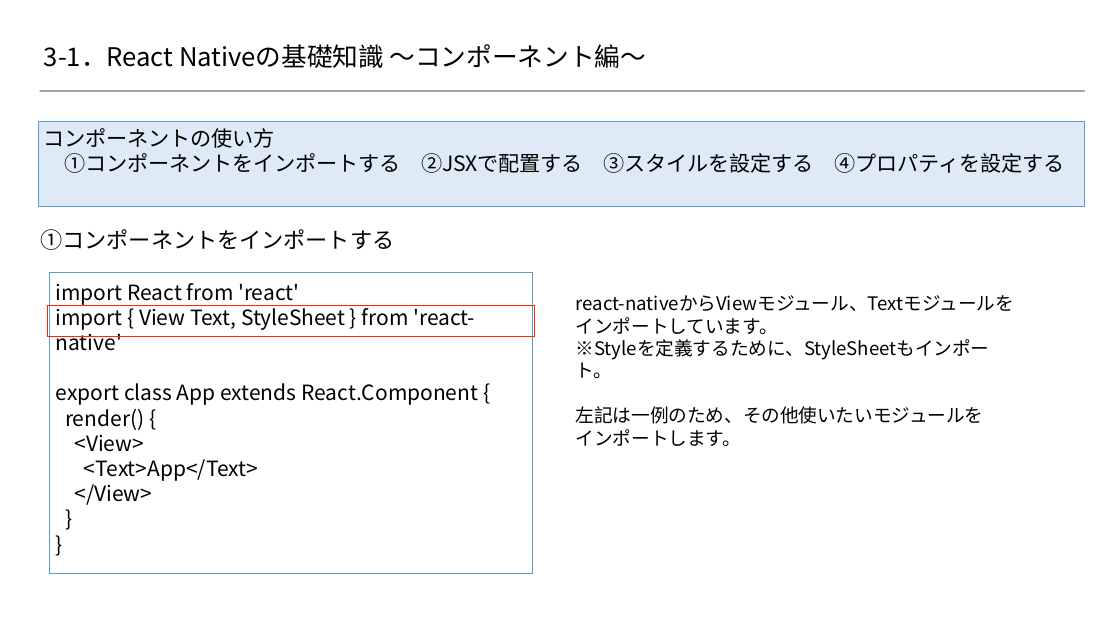
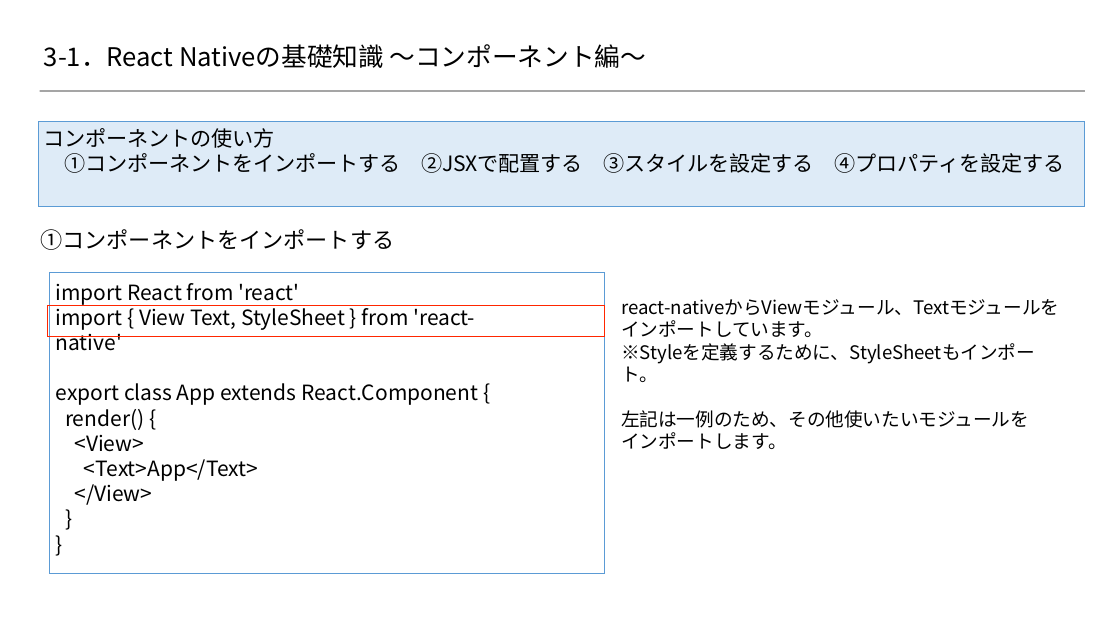
Before and after one commit to 2018SYSTEMI34/diary, a slide deck: slide 2 of doc/02_SlideShare/01.ネタ/３_ReactNative基礎知識/3-1.pptx. Drawn at 1120x630 pixels with LibreOffice and Linux fonts; fonts in the diff are those of the drawing; background and template pictures are left out. Boxes give left, top, right and bottom in pixels: in the first picture for what was removed or moved away, otherwise in the second. Text is boxed around its words. In the diff, an @@ line names an element or a change of style, - is before the commit and + after.

Commit message:
ReactNative基礎知識　図形のずれを修正
図形のずれを修正

```diff
--- a/doc/02_SlideShare/01.ネタ/３_ReactNative基礎知識/3-1.pptx
+++ b/doc/02_SlideShare/01.ネタ/３_ReactNative基礎知識/3-1.pptx
@@ rectangle: place and size @@
-rectangle at box(50, 273, 533, 574)
+rectangle at box(50, 273, 605, 574)
@@ text "react-nativeからViewモジュール、Textモジュールを": place and size @@
-text "react-nativeからViewモジュール、Textモジュールを" at box(576, 295, 1014, 446)
+text "react-nativeからViewモジュール、Textモジュールを" at box(621, 299, 1059, 449)
@@ rectangle: place and size @@
-rectangle at box(48, 306, 534, 337)
+rectangle at box(48, 306, 605, 337)
```
Also in this commit, not shown: 4 other slides changed.
